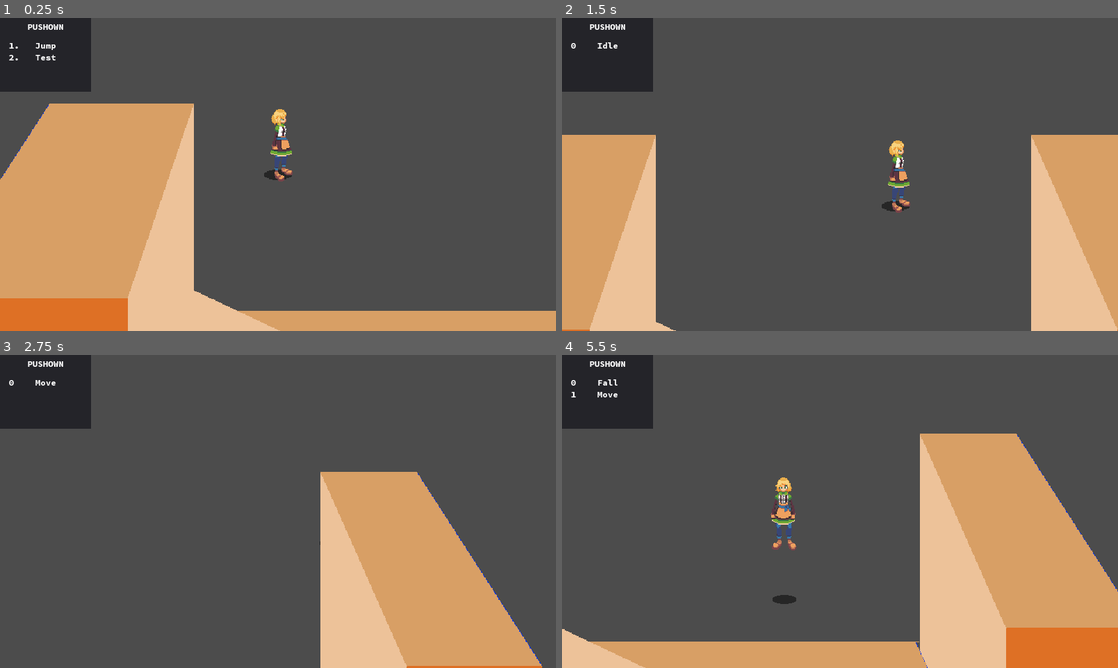
Above: before the commit, frames 1-4 (two rows, left to right).
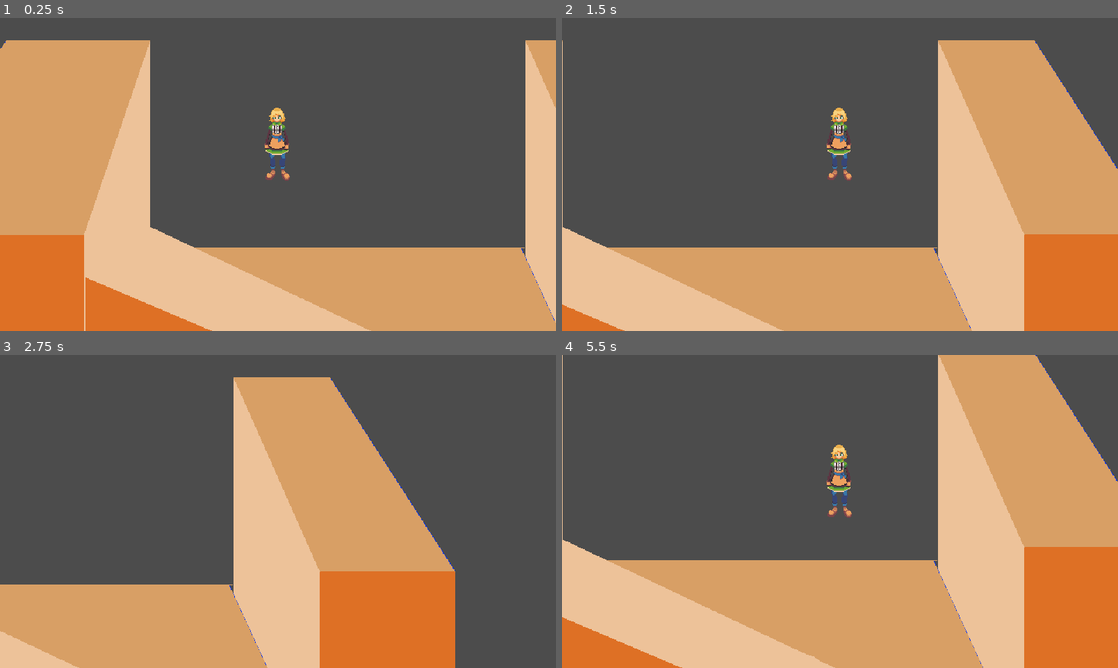
Above: after the commit, the same moments.

Repository: MTareqAzim/scratchpad
Game: Godot game, scene res://Scenes/World/TestStage.tscn
Two runs of this game, one before a commit and one after it. Both use one fixed random seed, a clock stepped at 60 frames per second and the inputs below. This scene is started directly instead of the project's main scene.
Inputs (mouse positions are in pixels of both pictures, inside the frame that each line leads up to):
- Up to frame 1 (0.25 s): no input
- Up to frame 2 (1.5 s): tap Enter (ui_accept) at 0.5, 0.77 s; move the mouse to (962, 158) at 0.52 s; hold Right (ui_right) 0.53-1.25 s; tap K (ui_a) at 0.6 s; click (962, 158) at 0.67 s; drag from (728, 190) to (812, 237) at 1.27 s
- Up to frame 3 (2.75 s): tap Enter (ui_accept) at 2 s; move the mouse to (333, 442) at 2.02 s; hold Right (ui_right) from 2.03 s (still down); tap K (ui_a) at 2.1 s
- Up to frame 4 (5.5 s): release Right (ui_right) at 2.75 s; drag from (812, 574) to (673, 464) at 2.77 s; tap Enter (ui_accept) at 3.5, 3.77, 5 s; move the mouse to (1006, 558) at 3.52 s; hold Left (ui_left) 3.53-4.25 s; tap K (ui_a) at 3.6, 5.1 s; drag from (673, 464) to (1029, 567) at 4.27 s; move the mouse to (867, 511) at 5.02 s; hold Down (ui_down) from 5.03 s (still down); click (867, 511) at 5.17 s

The runs differ from the first frame. In frame 1, 39% of the frame differs, in the area x 0-100%, y 0-100%; in frame 2, 51%; in frame 3, 45%; in frame 4, 49%.

Commit message:
Fixed slope depth sorting, 2P5D.

Diff:
--- a/Scenes/Player/Player.tscn
+++ b/Scenes/Player/Player.tscn
@@ -63,6 +63,7 @@
 
 [node name="State Machine" type="Node" parent="."]
 script = ExtResource( 9 )
+_active = true
 
 [node name="Idle" parent="State Machine" instance=ExtResource( 10 )]
 dependencies = {
--- /dev/null
+++ b/Scenes/Player2P5D/Component States 2P5D/fall.tscn
@@ -0,0 +1,45 @@
+[gd_scene load_steps=7 format=2]
+
+[ext_resource path="res://Utils/State Machine/State/component_state.gd" type="Script" id=1]
+[ext_resource path="res://Utils/Entity/State Components/Movement/move_state_component.gd" type="Script" id=2]
+[ext_resource path="res://Utils/Entity/State Components/Look Direction/look_direction_state_component.gd" type="Script" id=3]
+[ext_resource path="res://Utils/State Machine/State/State Components/Node State Components/Enter/call_function_variable_enter_state_component.gd" type="Script" id=4]
+[ext_resource path="res://Utils/Grouping Node/grouping_node.gd" type="Script" id=5]
+[ext_resource path="res://Utils/State Machine/State/State Components/Node State Components/Update/Transitions/equals_transition_state_component.gd" type="Script" id=6]
+
+[node name="Fall" type="Node"]
+script = ExtResource( 1 )
+state_name = "fall"
+push_down = true
+overwrite = true
+dependencies = {
+"body": NodePath(""),
+"input": NodePath(""),
+"look": NodePath("")
+}
+variables = {
+"gravity": 2000,
+"max_speed": 250
+}
+
+[node name="Move" type="Node" parent="."]
+script = ExtResource( 2 )
+
+[node name="Look Direction" type="Node" parent="."]
+script = ExtResource( 3 )
+
+[node name="Enter Gravity" type="Node" parent="."]
+script = ExtResource( 4 )
+node_key = "body"
+FUNCTION_NAME = "set_grav"
+variables = [ "gravity" ]
+
+[node name="Transitions" type="Node" parent="."]
+script = ExtResource( 5 )
+
+[node name="Grounded" type="Node" parent="Transitions"]
+script = ExtResource( 6 )
+node_key = "body"
+FUNCTION_NAME = "is_grounded"
+equals = [ true ]
+NEXT_STATE = "previous"
--- /dev/null
+++ b/Scenes/Player2P5D/Component States 2P5D/idle.tscn
@@ -0,0 +1,41 @@
+[gd_scene load_steps=7 format=2]
+
+[ext_resource path="res://Utils/State Machine/State/component_state.gd" type="Script" id=1]
+[ext_resource path="res://Utils/Entity/State Components/Movement/move_state_component.gd" type="Script" id=2]
+[ext_resource path="res://Utils/Entity/State Components/Look Direction/look_direction_state_component.gd" type="Script" id=3]
+[ext_resource path="res://Utils/Grouping Node/grouping_node.gd" type="Script" id=4]
+[ext_resource path="res://Utils/State Machine/State/State Components/Node State Components/Update/Transitions/not_equals_transition_state_component.gd" type="Script" id=5]
+[ext_resource path="res://Utils/State Machine/State/State Components/Transitions/pressed_transition_state_component.gd" type="Script" id=6]
+
+[node name="Idle" type="Node"]
+script = ExtResource( 1 )
+state_name = "idle"
+dependencies = {
+"body": NodePath(""),
+"input": NodePath(""),
+"look": NodePath("")
+}
+variables = {
+"max_speed": 250
+}
+
+[node name="Move" type="Node" parent="."]
+script = ExtResource( 2 )
+
+[node name="Look" type="Node" parent="."]
+script = ExtResource( 3 )
+
+[node name="Transitions" type="Node" parent="."]
+script = ExtResource( 4 )
+
+[node name="Move" type="Node" parent="Transitions"]
+script = ExtResource( 5 )
+node_key = "body"
+FUNCTION_NAME = "get_velocity_2d"
+not_equals = [ Vector2( 0, 0 ) ]
+NEXT_STATE = "move"
+
+[node name="Jump" type="Node" parent="Transitions"]
+script = ExtResource( 6 )
+ACTION = "jump"
+NEXT_STATE = "jump"
--- /dev/null
+++ b/Scenes/Player2P5D/Component States 2P5D/jump.tscn
@@ -0,0 +1,66 @@
+[gd_scene load_steps=10 format=2]
+
+[ext_resource path="res://Utils/State Machine/State/component_state.gd" type="Script" id=1]
+[ext_resource path="res://Utils/Entity/State Components/Movement/move_state_component.gd" type="Script" id=2]
+[ext_resource path="res://Utils/Entity/State Components/Look Direction/look_direction_state_component.gd" type="Script" id=3]
+[ext_resource path="res://Utils/Entity/State Components/Movement/jump_component.gd" type="Script" id=4]
+[ext_resource path="res://Utils/State Machine/State/State Components/Node State Components/Enter/call_function_enter_state_component.gd" type="Script" id=5]
+[ext_resource path="res://Utils/Entity/State Components/Movement/min_jump_component.gd" type="Script" id=6]
+[ext_resource path="res://Utils/Grouping Node/grouping_node.gd" type="Script" id=7]
+[ext_resource path="res://Utils/State Machine/State/State Components/Node State Components/Update/Transitions/greater_than_transition_state_component.gd" type="Script" id=8]
+[ext_resource path="res://Utils/State Machine/State/State Components/Node State Components/Update/Transitions/equals_transition_state_component.gd" type="Script" id=9]
+
+[node name="Jump" type="Node"]
+script = ExtResource( 1 )
+state_name = "jump"
+push_down = true
+dependencies = {
+"body": NodePath(""),
+"input": NodePath(""),
+"look": NodePath("")
+}
+variables = {
+"jump_duration": 0.35,
+"max_jump_height": 100,
+"max_speed": 250,
+"min_jump_height": 50
+}
+
+[node name="Move" type="Node" parent="."]
+script = ExtResource( 2 )
+
+[node name="Look Direction" type="Node" parent="."]
+script = ExtResource( 3 )
+
+[node name="Jump" type="Node" parent="."]
+script = ExtResource( 4 )
+
+[node name="Enter Gravity" type="Node" parent="Jump"]
+script = ExtResource( 5 )
+node_key = "body"
+FUNCTION_NAME = "set_grav"
+
+[node name="Enter Z Velocity" type="Node" parent="Jump"]
+script = ExtResource( 5 )
+node_key = "body"
+FUNCTION_NAME = "set_z_velocity"
+
+[node name="Min Jump" type="Node" parent="."]
+script = ExtResource( 6 )
+
+[node name="Transitions" type="Node" parent="."]
+script = ExtResource( 7 )
+
+[node name="Fall" type="Node" parent="Transitions"]
+script = ExtResource( 8 )
+node_key = "body"
+FUNCTION_NAME = "get_z_velocity"
+greater_than = [ 0 ]
+NEXT_STATE = "fall"
+
+[node name="Fall 2" type="Node" parent="Transitions"]
+script = ExtResource( 9 )
+node_key = "body"
+FUNCTION_NAME = "get_z_velocity"
+equals = [ 0 ]
+NEXT_STATE = "fall"
--- /dev/null
+++ b/Scenes/Player2P5D/Component States 2P5D/move.tscn
@@ -0,0 +1,41 @@
+[gd_scene load_steps=7 format=2]
+
+[ext_resource path="res://Utils/State Machine/State/component_state.gd" type="Script" id=1]
+[ext_resource path="res://Utils/Entity/State Components/Movement/move_state_component.gd" type="Script" id=2]
+[ext_resource path="res://Utils/Entity/State Components/Look Direction/look_direction_state_component.gd" type="Script" id=3]
+[ext_resource path="res://Utils/Grouping Node/grouping_node.gd" type="Script" id=4]
+[ext_resource path="res://Utils/State Machine/State/State Components/Node State Components/Update/Transitions/equals_transition_state_component.gd" type="Script" id=5]
+[ext_resource path="res://Utils/State Machine/State/State Components/Transitions/pressed_transition_state_component.gd" type="Script" id=6]
+
+[node name="Move" type="Node"]
+script = ExtResource( 1 )
+state_name = "move"
+dependencies = {
+"body": NodePath(""),
+"input": NodePath(""),
+"look": NodePath("")
+}
+variables = {
+"max_speed": 250
+}
+
+[node name="Move" type="Node" parent="."]
+script = ExtResource( 2 )
+
+[node name="Look" type="Node" parent="."]
+script = ExtResource( 3 )
+
+[node name="Transitions" type="Node" parent="."]
+script = ExtResource( 4 )
+
+[node name="Idle" type="Node" parent="Transitions"]
+script = ExtResource( 5 )
+node_key = "body"
+FUNCTION_NAME = "get_velocity_2d"
+equals = [ Vector2( 0, 0 ) ]
+NEXT_STATE = "idle"
+
+[node name="Jump" type="Node" parent="Transitions"]
+script = ExtResource( 6 )
+ACTION = "jump"
+NEXT_STATE = "jump"
--- /dev/null
+++ b/Scenes/Player2P5D/Player2P5D.tscn
@@ -0,0 +1,120 @@
+[gd_scene load_steps=17 format=2]
+
+[ext_resource path="res://Utils/Physics Bodies/KinematicBody2P5D.tscn" type="PackedScene" id=1]
+[ext_resource path="res://Utils/Input Handler/player_input_handler.gd" type="Script" id=2]
+[ext_resource path="res://Utils/Entity/Look Direction/look_direction.gd" type="Script" id=3]
+[ext_resource path="res://Utils/State Machine/state_machine.gd" type="Script" id=4]
+[ext_resource path="res://Utils/Action Buffer/action_buffer.gd" type="Script" id=5]
+[ext_resource path="res://Scenes/Player2P5D/Component States 2P5D/jump.tscn" type="PackedScene" id=6]
+[ext_resource path="res://Scenes/Player2P5D/Component States 2P5D/move.tscn" type="PackedScene" id=7]
+[ext_resource path="res://Scenes/Player2P5D/Component States 2P5D/fall.tscn" type="PackedScene" id=8]
+[ext_resource path="res://Scenes/Player2P5D/Component States 2P5D/idle.tscn" type="PackedScene" id=9]
+[ext_resource path="res://Utils/Input Handler/Action Map/action_map.gd" type="Script" id=10]
+[ext_resource path="res://Sprites/Fita_v2/fita_sprite.tres" type="SpriteFrames" id=11]
+[ext_resource path="res://Scenes/Player/player_sprite.gd" type="Script" id=12]
+[ext_resource path="res://Sprites/Fita/shadow.png" type="Texture" id=13]
+[ext_resource path="res://Utils/Shadow/shadow_2d.gd" type="Script" id=14]
+[ext_resource path="res://Utils/Depth Sorting/DepthSort.tscn" type="PackedScene" id=15]
+
+[sub_resource type="RectangleShape2D" id=1]
+extents = Vector2( 17, 47 )
+
+[node name="Player" instance=ExtResource( 1 )]
+_height = 60
+
+[node name="VolumeShape" parent="." index="0"]
+position = Vector2( 0, -30 )
+
+[node name="BaseShape" parent="." index="2"]
+visible = false
+polygon = PoolVector2Array( -15, -10, 15, -10, 15, 10, -15, 10 )
+polygons = [ PoolVector2Array( -15, -10, 15, -10, 15, 10, -15, 10 ) ]
+
+[node name="Shadow2D" type="Node2D" parent="." index="3"]
+script = ExtResource( 14 )
+body = NodePath("..")
+texture = ExtResource( 13 )
+shadow_mask_layer = 3
+
+[node name="AnimatedSprite" type="AnimatedSprite" parent="." index="4"]
+position = Vector2( 0, -38 )
+frames = ExtResource( 11 )
+animation = "idle_s"
+script = ExtResource( 12 )
+
+[node name="Look" type="Node" parent="." index="5"]
+script = ExtResource( 3 )
+
+[node name="Input" type="Node" parent="." index="6"]
+script = ExtResource( 2 )
+state_machine = NodePath("../State Machine")
+action_buffer = NodePath("../Buffer")
+
+[node name="Jump" type="Node" parent="Input" index="0"]
+script = ExtResource( 10 )
+action = "ui_a"
+mapped_action = "jump"
+
+[node name="Buffer" type="Node" parent="." index="7"]
+script = ExtResource( 5 )
+
+[node name="State Machine" type="Node" parent="." index="8"]
+script = ExtResource( 4 )
+_active = true
+
+[node name="Idle" parent="State Machine" index="0" instance=ExtResource( 9 )]
+dependencies = {
+"body": NodePath("../.."),
+"input": NodePath("../../Input"),
+"look": NodePath("../../Look")
+}
+variables = {
+"max_speed": 250
+}
+
+[node name="Move" parent="State Machine" index="1" instance=ExtResource( 7 )]
+dependencies = {
+"body": NodePath("../.."),
+"input": NodePath("../../Input"),
+"look": NodePath("../../Look")
+}
+variables = {
+"max_speed": 250
+}
+
+[node name="Jump" parent="State Machine" index="2" instance=ExtResource( 6 )]
+dependencies = {
+"body": NodePath("../.."),
+"input": NodePath("../../Input"),
+"look": NodePath("../../Look")
+}
+variables = {
+"jump_duration": 0.35,
+"max_jump_height": 100,
+"max_speed": 250,
+"min_jump_height": 50
+}
+
+[node name="Fall" parent="State Machine" index="3" instance=ExtResource( 8 )]
+dependencies = {
+"body": NodePath("../.."),
+"input": NodePath("../../Input"),
+"look": NodePath("../../Look")
+}
+variables = {
+"gravity": 2000,
+"max_speed": 250
+}
+
+[node name="Camera2D" type="Camera2D" parent="." index="9"]
+current = true
+
+[node name="Depth Sort" parent="." index="10" instance=ExtResource( 15 )]
+position = Vector2( 0, -35 )
+body = NodePath("..")
+
+[node name="Bounding Box" parent="Depth Sort" index="0"]
+shape = SubResource( 1 )
+[connection signal="direction_changed" from="Look" to="AnimatedSprite" method="_on_Look_direction_changed"]
+
+[editable path="Depth Sort"]
--- a/Scenes/World/TestStage.tscn
+++ b/Scenes/World/TestStage.tscn
@@ -1,7 +1,7 @@
 [gd_scene load_steps=15 format=2]
 
 [ext_resource path="res://Utils/Depth Sorting/depth_sorter.gd" type="Script" id=1]
-[ext_resource path="res://Scenes/Player/Player.tscn" type="PackedScene" id=2]
+[ext_resource path="res://Scenes/Player2P5D/Player2P5D.tscn" type="PackedScene" id=2]
 [ext_resource path="res://Utils/Physics Bodies/StaticWall2P5D.tscn" type="PackedScene" id=3]
 [ext_resource path="res://Sprites/Test Stage/right_block.png" type="Texture" id=4]
 [ext_resource path="res://Utils/Shadow/ShadowMask.tscn" type="PackedScene" id=5]
@@ -14,10 +14,10 @@
 [sub_resource type="RectangleShape2D" id=1]
 extents = Vector2( 130, 255 )
 
+[sub_resource type="RectangleShape2D" id=2]
+extents = Vector2( 167, 258 )
+
 [sub_resource type="RectangleShape2D" id=3]
-extents = Vector2( 167, 258 )
-
-[sub_resource type="RectangleShape2D" id=2]
 extents = Vector2( 313, 134 )
 
 [sub_resource type="RectangleShape2D" id=4]
@@ -28,30 +28,26 @@
 [node name="DepthSorter" type="Node2D" parent="."]
 script = ExtResource( 1 )
 
-[node name="Player2" parent="DepthSorter" instance=ExtResource( 2 )]
-position = Vector2( 731, 164 )
-
 [node name="Right" parent="DepthSorter" instance=ExtResource( 3 )]
-editor/display_folded = true
 position = Vector2( 1194, 333 )
 _height = 278
 
+[node name="GroundShape" parent="DepthSorter/Right" index="1"]
+polygon = PoolVector2Array( -128, 27, -17, 27, 127, 250, -29, 250 )
+
+[node name="TopShape" parent="DepthSorter/Right" index="2"]
+position = Vector2( 0, -278 )
+polygon = PoolVector2Array( -128, 27, -17, 27, 127, 250, -29, 250 )
+
+[node name="VolumeShape" parent="DepthSorter/Right" index="3"]
+polygon = PoolVector2Array( -128, -251, 127, -251, 127, 250, -128, 250 )
+
+[node name="BaseShape" parent="DepthSorter/Right" index="4"]
+polygon = PoolVector2Array( -128, 27, -17, 27, 127, 250, -29, 250 )
+polygons = [ PoolVector2Array( -128, 27, -17, 27, 127, 250, -29, 250 ) ]
+
 [node name="Sprite" type="Sprite" parent="DepthSorter/Right"]
 texture = ExtResource( 4 )
-
-[node name="GroundShape" parent="DepthSorter/Right" index="2"]
-polygon = PoolVector2Array( -128, 27, -17, 27, 127, 250, -29, 250 )
-
-[node name="TopShape" parent="DepthSorter/Right" index="3"]
-position = Vector2( 0, -278 )
-polygon = PoolVector2Array( -128, 27, -17, 27, 127, 250, -29, 250 )
-
-[node name="VolumeShape" parent="DepthSorter/Right" index="4"]
-polygon = PoolVector2Array( -128, -251, 127, -251, 127, 250, -128, 250 )
-
-[node name="BaseShape" parent="DepthSorter/Right" index="5"]
-polygon = PoolVector2Array( -128, 27, -17, 27, 127, 250, -29, 250 )
-polygons = [ PoolVector2Array( -128, 27, -17, 27, 127, 250, -29, 250 ) ]
 
 [node name="Shadow Mask" parent="DepthSorter/Right" instance=ExtResource( 5 )]
 position = Vector2( 0, -141 )
@@ -77,7 +73,6 @@
 shape = SubResource( 1 )
 
 [node name="Left" parent="DepthSorter" instance=ExtResource( 3 )]
-editor/display_folded = true
 position = Vector2( 479, 333 )
 _height = 277
 
@@ -99,7 +94,6 @@
 texture = ExtResource( 7 )
 
 [node name="Shadow Mask" parent="DepthSorter/Left" instance=ExtResource( 5 )]
-editor/display_folded = true
 position = Vector2( -3, -137 )
 _z_pos = -277
 _width = 320
@@ -120,10 +114,9 @@
 body = NodePath("../../Left")
 
 [node name="Bounding Box" parent="DepthSorter/Left/Depth Sort" index="0"]
-shape = SubResource( 3 )
+shape = SubResource( 2 )
 
 [node name="Middle" parent="DepthSorter" instance=ExtResource( 3 )]
-editor/display_folded = true
 position = Vector2( 858, 452 )
 _height = 36
 
@@ -192,7 +185,7 @@
 polygon = PoolVector2Array( -225, 40, -225, -233, 225, -40, 225, 40 )
 
 [node name="Rise" parent="DepthSorter/StaticSlope2P5D" index="5"]
-position = Vector2( 225, 1.37768e-014 )
+position = Vector2( 225, 1.37768e-14 )
 cast_to = Vector2( -450, -193 )
 
 [node name="Sprite" type="Sprite" parent="DepthSorter/StaticSlope2P5D"]
@@ -200,22 +193,21 @@
 texture = ExtResource( 10 )
 
 [node name="Shadow Mask" parent="DepthSorter/StaticSlope2P5D" instance=ExtResource( 5 )]
-editor/display_folded = true
-_z_pos = -36
+_z_pos = -42
 _height = 193
-_width = 80
+_width = 90
 _length = 450
 _angle = 90
 
 [node name="CollisionPolygon2D" parent="DepthSorter/StaticSlope2P5D/Shadow Mask" index="0"]
-polygon = PoolVector2Array( -225, 40, -225, -40, 225, -40, 225, 40 )
+polygon = PoolVector2Array( -225, 45, -225, -45, 225, -45, 225, 45 )
 
 [node name="Base" parent="DepthSorter/StaticSlope2P5D/Shadow Mask" index="1"]
-polygon = PoolVector2Array( -225, 40, -225, -40, 225, -40, 225, 40 )
-polygons = [ PoolVector2Array( -225, 40, -225, -40, 225, -40, 225, 40 ) ]
+polygon = PoolVector2Array( -225, 45, -225, -45, 225, -45, 225, 45 )
+polygons = [ PoolVector2Array( -225, 45, -225, -45, 225, -45, 225, 45 ) ]
 
 [node name="Rise" parent="DepthSorter/StaticSlope2P5D/Shadow Mask" index="2"]
-position = Vector2( 225, 1.37768e-014 )
+position = Vector2( 225, 1.37768e-14 )
 cast_to = Vector2( -450, -193 )
 
 [node name="Depth Sort" parent="DepthSorter/StaticSlope2P5D" instance=ExtResource( 6 )]
@@ -225,6 +217,9 @@
 [node name="Bounding Box" parent="DepthSorter/StaticSlope2P5D/Depth Sort" index="0"]
 shape = SubResource( 4 )
 
+[node name="Player" parent="DepthSorter" instance=ExtResource( 2 )]
+position = Vector2( 780.804, 236.653 )
+
 [editable path="DepthSorter/Right"]
 
 [editable path="DepthSorter/Right/Shadow Mask"]
--- a/Utils/Depth Sorting/depth_sort.gd
+++ b/Utils/Depth Sorting/depth_sort.gd
@@ -86,6 +86,11 @@
 		var other_depth_slice = []
 		if above:
 			other_depth_slice = other_depth_sort.get_depth_slice(other_body.get_top_z_pos([_body.global_position]))
+		if below:
+			var top_z_pos = _body.get_top_z_pos([other_body.global_position])
+			if top_z_pos < lowest_common_z_pos:
+				top_z_pos = lowest_common_z_pos
+			depth_slice = get_depth_slice(top_z_pos)
 
 		if depth_slice == []:
 			depth_slice = get_depth_slice(lowest_common_z_pos)
--- a/Utils/Entity/State Components/Movement/min_jump_component.gd
+++ b/Utils/Entity/State Components/Movement/min_jump_component.gd
@@ -4,7 +4,7 @@
 export (String) var input_handler_key = "input"
 export (String) var min_jump_height_key = "min_jump_height"
 
-var _body : KinematicBody2D
+var _body
 var _input : InputHandler
 var _min_jump_height : int
 
--- a/Utils/Entity/State Components/Movement/move_state_component.gd
+++ b/Utils/Entity/State Components/Movement/move_state_component.gd
@@ -5,7 +5,7 @@
 export (String) var input_handler_key := "input"
 export (String) var max_speed_key := "max_speed"
 
-var _body : KinematicBody2D
+var _body
 var _input_handler : InputHandler
 var _max_speed : int = 0
 
--- a/Utils/Physics Bodies/kinematic_body_2p5d.gd
+++ b/Utils/Physics Bodies/kinematic_body_2p5d.gd
@@ -21,6 +21,9 @@
 var _velocity := Vector3() setget set_velocity, get_velocity
 
 func _physics_process(delta: float) -> void:
+	if Engine.editor_hint:
+		return
+
 	_velocity = _collide_with_ceiling(_velocity, delta)
 	_velocity = _apply_gravity(_velocity, delta)
 	_velocity = _clamp_velocity(_velocity)
Renamed: Scenes/Player/Component States/air_dash.tscn -> Scenes/Player2P5D/Component States 2P5D/air_dash.tscn
Renamed: Scenes/Player/Component States/crouch.tscn -> Scenes/Player2P5D/Component States 2P5D/crouch.tscn
Renamed: Scenes/Player/Component States/crouch_dash.tscn -> Scenes/Player2P5D/Component States 2P5D/crouch_dash.tscn
Renamed: Scenes/Player/Component States/dash.tscn -> Scenes/Player2P5D/Component States 2P5D/dash.tscn
Renamed: Scenes/Player/Component States/stand_up.tscn -> Scenes/Player2P5D/Component States 2P5D/stand_up.tscn
Not shown: 1 places in Scenes/World/TestStage.tscn that only renumber resources
